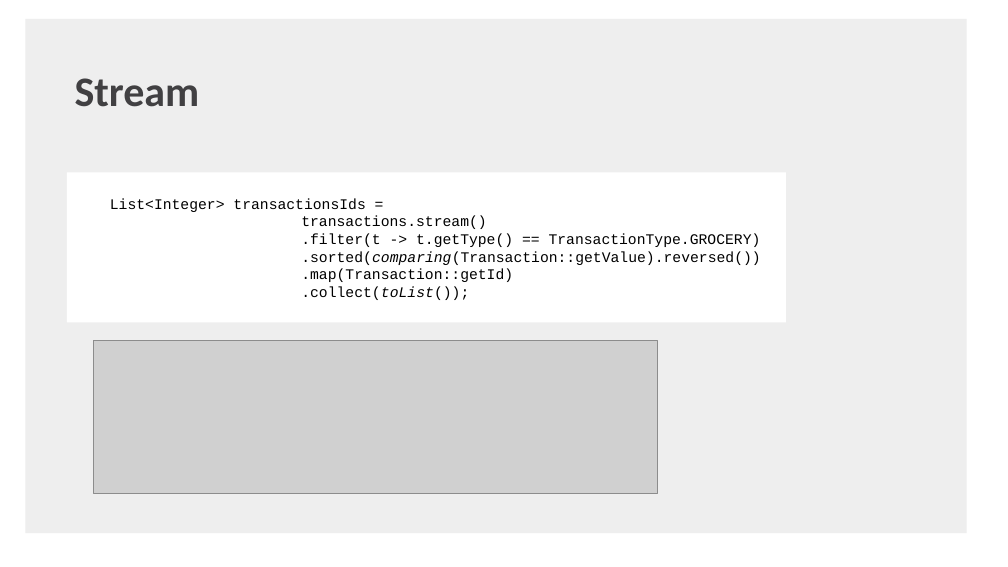
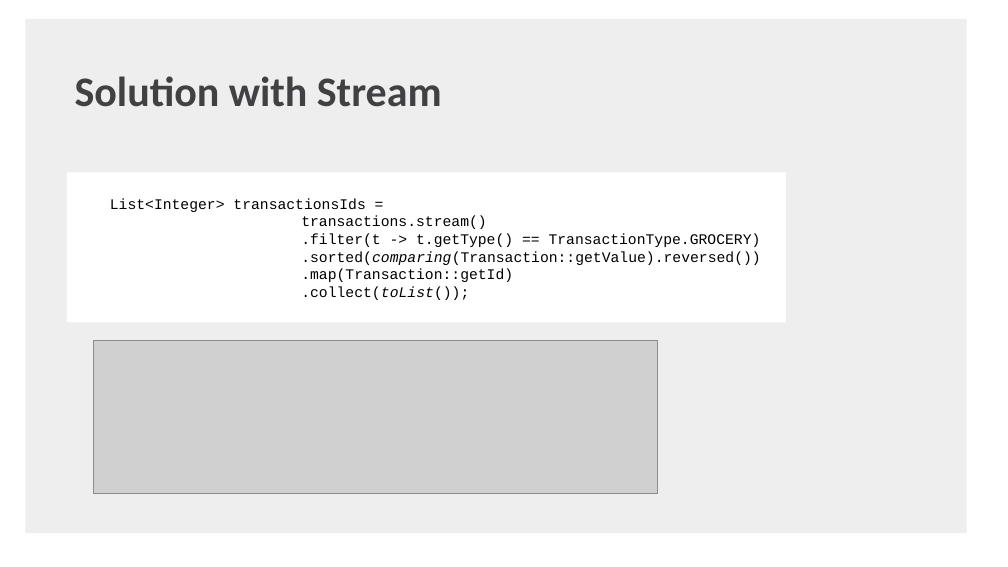
Before and after one commit to shaojie-xu-kp/Java8_lunch_learn, a slide deck: slide 27 of Java 8 & TDP.pptx. Drawn at 1008x567 pixels with LibreOffice and Linux fonts; fonts in the diff are those of the drawing; grey boxes stand for pictures; background and template pictures are left out. Boxes give left, top, right and bottom in pixels: in the first picture for what was removed or moved away, otherwise in the second. Text is boxed around its words. In the diff, an @@ line names an element or a change of style, - is before the commit and + after.

```diff
--- a/Java 8 & TDP.pptx
+++ b/Java 8 & TDP.pptx
@@ text at [75,76,442,107]: text changed @@
-Stream
+Solution with Stream
```
Also in this commit, not shown: 16 other slides changed, 1 slide added, 3 slides removed, 2 other files.
